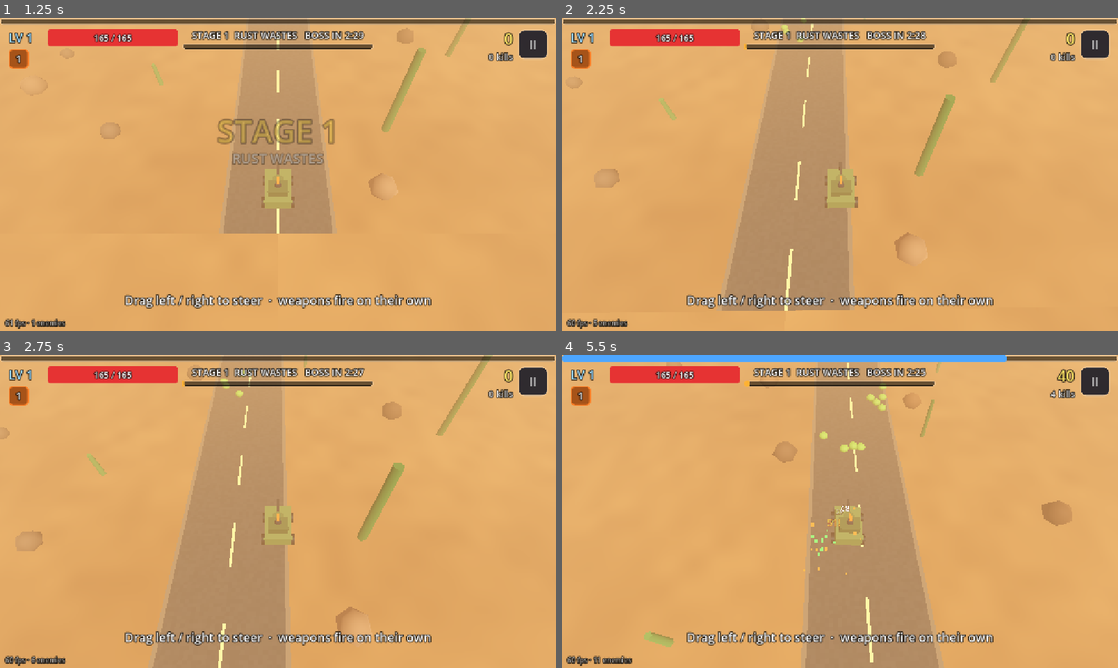
Above: before the commit, frames 1-4 (two rows, left to right).
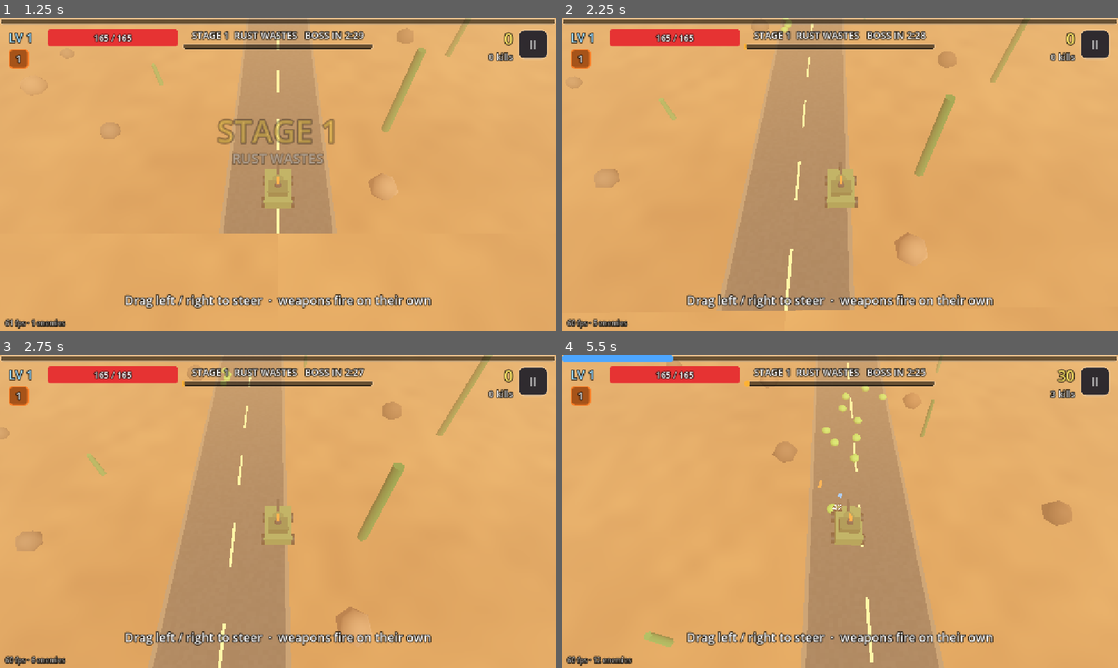
Above: after the commit, the same moments.

Repository: dnis-p/MMS
Game: Godot game, scene res://scenes/main.tscn
The game is run twice, just before and just after one commit, with the same random seed, the same clock (stepped at 60 frames per second) and the same inputs.
Inputs (mouse positions are in pixels of both pictures, inside the frame that each line leads up to):
- Up to frame 1 (1.25 s): click (122, 215) at 0.52 s
- Up to frame 2 (2.25 s): tap Enter at 1.25 s; move the mouse to (962, 158) at 1.27 s; hold D (steer_right) 1.28-2 s; hold W (ring_in) 1.28-2 s; click (962, 158) at 1.42 s; drag from (728, 190) to (812, 237) at 2.02 s
- Up to frame 3 (2.75 s): no input
- Up to frame 4 (5.5 s): move the mouse to (895, 442) at 2.77 s; hold D (steer_right) 2.78-3.5 s; hold S (ring_out) 2.78-3.5 s; tap W (ring_in) at 3.05 s; drag from (812, 574) to (673, 464) at 3.52 s; move the mouse to (1006, 558) at 4.27 s; hold A (steer_left) 4.28-5 s; hold W (ring_in) 4.28-5 s; drag from (673, 464) to (756, 433) at 5.02 s

Frame 1 is identical in both runs. In frame 2, less than 0.1% of the frame differs, in the area x 39-44%, y 0-8%; in frame 3, less than 0.1%; in frame 4, 2.1%, in the area x 6-91%, y 0-99%.

Commit message:
Use one seedable generator for all gameplay randomness; add --seed; keep bot runs off the leaderboard
Co-Authored-By: Claude Opus 5.5 <noreply@anthropic.com>

Diff:
--- a/scripts/game/boss.gd
+++ b/scripts/game/boss.gd
@@ -8,7 +8,7 @@
 const BEAM_LENGTH := 17.0
 const BEAM_HALF_WIDTH := 0.75
 
-var run: Node  # Run
+var run: Run
 var idx := -1
 var center := Vector3.ZERO
 var stage := 1
@@ -38,7 +38,7 @@
 var _beam_mat: StandardMaterial3D
 
 
-func setup(p_run: Node, p_center: Vector3, biome: Dictionary, p_stage: int) -> void:
+func setup(p_run: Run, p_center: Vector3, biome: Dictionary, p_stage: int) -> void:
 	run = p_run
 	center = p_center
 	stage = p_stage
@@ -192,7 +192,7 @@
 func _start_attack(enraged: bool) -> void:
 	var choices := ATTACKS.duplicate()
 	choices.erase(_last_attack)
-	_attack = choices[randi() % choices.size()]
+	_attack = choices[run.rng.randi() % choices.size()]
 	_last_attack = _attack
 	_state = "telegraph"
 	match _attack:
@@ -203,7 +203,7 @@
 			_slam_rings.clear()
 			_slam_rings.append(run.player.ring_index)
 			if enraged:
-				var other: int = (run.player.ring_index + 1 + randi() % 2) % Player.RINGS.size()
+				var other: int = (run.player.ring_index + 1 + run.rng.randi() % 2) % Player.RINGS.size()
 				_slam_rings.append(other)
 			Sfx.play("warn", -10.0, 1.6, true)
 		"sweep":
@@ -288,9 +288,9 @@
 		# on any ring. Later gaps stay close to the first so there is always a path through.
 		_gap_placed = true
 		var reach: float = run.player.speed / spd * b["burst_reach"]
-		_gap_angle = run.player.theta + randf_range(-reach, reach)
+		_gap_angle = run.player.theta + run.rng.randf_range(-reach, reach)
 	else:
-		_gap_angle += randf_range(-b["burst_drift"], b["burst_drift"])
+		_gap_angle += run.rng.randf_range(-b["burst_drift"], b["burst_drift"])
 	var offset: float = _gap_angle - (gap - 1) * 0.5 * TAU / n
 	var dmg: float = b["burst_dmg"] * _dmg_mult()
 	for k in n:
@@ -321,7 +321,7 @@
 	var hm := Defs.stage_hp_mult(stage)
 	var n: int = Defs.BOSS["summon_count_enraged"] if enraged else Defs.BOSS["summon_count"]
 	for k in n:
-		var a := randf() * TAU
+		var a := run.rng.randf() * TAU
 		run.enemies.spawn(Enemies.CRAWLER if k % 3 != 0 else Enemies.RUNNER, center + Vector3(cos(a), 0, sin(a)) * Defs.ARENA["summon_radius"], hm)
 	run.fx.ring(center, 16.0, Color(0.8, 0.3, 1.0, 0.8), 0.6)
 	Sfx.play("warn", -12.0, 2.0, true)
--- a/scripts/game/enemies.gd
+++ b/scripts/game/enemies.gd
@@ -13,7 +13,7 @@
 const BOSS := 4
 const DESPAWN_DIST := 62.0
 
-var run: Node  # Run
+var run: Run
 var speed_mult := 1.0  # the game's pace, so a faster car cannot outrun the horde
 
 var used := 0  # high-water mark of slots
@@ -141,14 +141,14 @@
 	pos[i] = Vector3(p.x, 0.0, p.z)
 	hp[i] = d["hp"] * hp_mult
 	max_hp[i] = hp[i]
-	speed[i] = d["speed"] * randf_range(0.9, 1.1)
+	speed[i] = d["speed"] * run.rng.randf_range(0.9, 1.1)
 	radius[i] = d["radius"]
 	dmg[i] = d["dmg"]
 	flash[i] = 0.0
 	knock[i] = Vector3.ZERO
 	saw_cd[i] = 0.0
 	ram_cd[i] = 0.0
-	attack_cd[i] = randf_range(1.0, 2.5)
+	attack_cd[i] = run.rng.randf_range(1.0, 2.5)
 	yaw[i] = 0.0
 	alive_count += 1
 	return i
@@ -194,7 +194,7 @@
 				# Keep pace with the car at range and lob shots.
 				v = car_vel * 0.95 + dir * (1.5 if d > 8.0 else -2.0)
 				if attack_cd[i] <= 0.0:
-					attack_cd[i] = randf_range(2.0, 2.8)
+					attack_cd[i] = run.rng.randf_range(2.0, 2.8)
 					run.projectiles.enemy_shot(p + Vector3(0, 0.8, 0), dir, 9.0, dmg[i])
 		var k := knock[i]
 		if k != Vector3.ZERO:
@@ -289,7 +289,7 @@
 		var diff := pos[i] - center
 		if diff.x * diff.x + diff.z * diff.z < r2:
 			picks.append(i)
-	return picks[randi() % picks.size()] if not picks.is_empty() else -1
+	return picks[run.rng.randi() % picks.size()] if not picks.is_empty() else -1
 
 
 func _render() -> void:
--- a/scripts/game/pickups.gd
+++ b/scripts/game/pickups.gd
@@ -7,7 +7,7 @@
 const REPAIR := 1
 const DESPAWN_DIST := 70.0  # gems left this far behind are lost
 
-var run: Node  # Run
+var run: Run
 
 var g_pos := PackedVector3Array()
 var g_val := PackedInt32Array()
@@ -64,14 +64,14 @@
 func drop_gem(p: Vector3, value: int) -> void:
 	if g_pos.size() >= MAX:
 		# Too many on the field: fold the value into a random existing gem.
-		var j := randi() % g_pos.size()
+		var j := run.rng.randi() % g_pos.size()
 		g_val[j] += value
 		return
-	g_pos.append(Vector3(p.x + randf_range(-0.3, 0.3), 0.3, p.z + randf_range(-0.3, 0.3)))
+	g_pos.append(Vector3(p.x + run.rng.randf_range(-0.3, 0.3), 0.3, p.z + run.rng.randf_range(-0.3, 0.3)))
 	g_val.append(value)
 	g_kind.append(GEM)
 	g_pull.append(0.0)
-	g_hop.append(randf_range(3.0, 5.0))
+	g_hop.append(run.rng.randf_range(3.0, 5.0))
 
 
 func drop_repair(p: Vector3) -> void:
--- a/scripts/game/run.gd
+++ b/scripts/game/run.gd
@@ -19,7 +19,10 @@
 var road_duration := Defs.ROAD_DURATION
 var elite_times: Array = Defs.SPAWN["elite_times"].duplicate()
 var horde_times: Array = Defs.SPAWN["horde_times"].duplicate()
+## All gameplay randomness comes from `rng` so a seed can reproduce a run's rolls;
+## screen shake and particles keep using the global generator.
 var rng := RandomNumberGenerator.new()
+var run_seed := 0  # 0 = pick a random one
 
 var player: Player
 var road: Road
@@ -80,7 +83,11 @@
 
 
 func _ready() -> void:
-	rng.randomize()
+	if run_seed != 0:
+		rng.seed = run_seed
+	else:
+		rng.randomize()
+		run_seed = rng.seed
 	_env = Environment.new()
 	_env.background_mode = Environment.BG_COLOR
 	_env.ambient_light_source = Environment.AMBIENT_SOURCE_COLOR
@@ -280,7 +287,7 @@
 
 ## Records the run once, however it ends. Returns the leaderboard rank (0 = none).
 func _save_score() -> int:
-	if _score_saved or score <= 0:
+	if _score_saved or score <= 0 or autotest:
 		return 0
 	_score_saved = true
 	return Save.submit(score, class_id, stage, kills)
@@ -549,6 +556,15 @@
 	return phase == Phase.BOSS or phase == Phase.CLEAR
 
 
+## Array.shuffle() uses the global generator, so seeded code must use this instead.
+func shuffle(a: Array) -> void:
+	for i in range(a.size() - 1, 0, -1):
+		var j := rng.randi_range(0, i)
+		var t: Variant = a[i]
+		a[i] = a[j]
+		a[j] = t
+
+
 ## Keeps a thrown object on the arena floor during a boss fight.
 func keep_in_play(p: Vector3) -> Vector3:
 	if not is_boss_phase():
--- a/scripts/game/weapons.gd
+++ b/scripts/game/weapons.gd
@@ -2,7 +2,7 @@
 extends Node3D
 ## Owned weapons/passives, their auto-firing behaviour, and upgrade/evolution rolls.
 
-var run: Node  # Run
+var run: Run
 
 ## weapon id -> {"level": int, "timer": float, "evolved": bool}
 var owned := {}
@@ -146,7 +146,7 @@
 		for id in Defs.PASSIVES:
 			if not passives.has(id):
 				pool.append(_passive_option(id))
-	pool.shuffle()
+	run.shuffle(pool)
 	var picked: Array = []
 	var seen := {}
 	for o in pool:
@@ -186,7 +186,7 @@
 		if choices.is_empty():
 			rewards.append(_filler("heal" if rewards.size() % 2 == 0 else "score"))
 			continue
-		var c: Array = choices[randi() % choices.size()]
+		var c: Array = choices[run.rng.randi() % choices.size()]
 		var key: String = c[0] + c[1]
 		if c[0] == "w":
 			var o := _weapon_option(c[1], sim[key])
@@ -276,7 +276,7 @@
 	for b in barrels:
 		var spread: float = (b - (barrels - 1) * 0.5) * d["spread"]
 		if evo:
-			spread += randf_range(-d["evo_jitter"], d["evo_jitter"])
+			spread += run.rng.randf_range(-d["evo_jitter"], d["evo_jitter"])
 		run.projectiles.fire(Projectiles.BULLET, origin, dir.rotated(Vector3.UP, spread) * d["bullet_speed"], st["dmg"] * dm, d["bullet_life"], st["pierce"])
 	Sfx.play("shot", -12.0)
 	return st["cd"]
@@ -294,7 +294,7 @@
 			break
 		var to := (enemies.pos[t] - origin)
 		to.y = 0.0
-		var side := to.normalized().cross(Vector3.UP) * randf_range(-5.0, 5.0)
+		var side := to.normalized().cross(Vector3.UP) * run.rng.randf_range(-5.0, 5.0)
 		var vel := to.normalized() * 10.0 + Vector3(0, 7.0, 0) + side
 		run.projectiles.fire(Projectiles.ROCKET, origin + Vector3(0, 0.4, 0), vel.normalized() * d["rocket_speed"], st["dmg"] * dm, d["rocket_life"], 0, aoe, t, Projectiles.FLAG_HOMING)
 		fired = true
@@ -310,8 +310,8 @@
 	var from := player.global_position
 	from.y = 0.0
 	for k in st["count"]:
-		var a := randf() * TAU
-		var to: Vector3 = run.keep_in_play(from + Vector3(cos(a), 0, sin(a)) * randf_range(d["throw_min"], d["throw_max"]))
+		var a := run.rng.randf() * TAU
+		var to: Vector3 = run.keep_in_play(from + Vector3(cos(a), 0, sin(a)) * run.rng.randf_range(d["throw_min"], d["throw_max"]))
 		var vel: Vector3 = (to - from) / d["arm_time"]
 		run.projectiles.fire(Projectiles.MINE, from, vel, st["dmg"] * dm, d["life"], 0, st["aoe"] * am, -1, Projectiles.FLAG_NAPALM if evo else 0)
 	return st["cd"]
--- a/scripts/main.gd
+++ b/scripts/main.gd
@@ -5,6 +5,7 @@
 ##   --autotest           play a run unattended (auto-picks upgrades, short stages)
 ##   --class=<id>         class for --autotest (juggernaut, interceptor, warrig)
 ##   --fair               with --autotest, normal rules: no god mode or pre-levelled build
+##   --seed=<n>           use this random seed for the run
 ##   --shots=<dir>        with --autotest, save screenshots into <dir>
 ##   --quit-after-sec=<n> with --autotest, quit after n seconds
 
@@ -42,6 +43,7 @@
 	var run := Run.new()
 	run.class_id = class_id
 	run.process_mode = Node.PROCESS_MODE_PAUSABLE
+	run.run_seed = int(_args.get("seed", "0"))
 	var fair := _args.has("fair")
 	if _args.has("autotest"):
 		run.autotest = true
